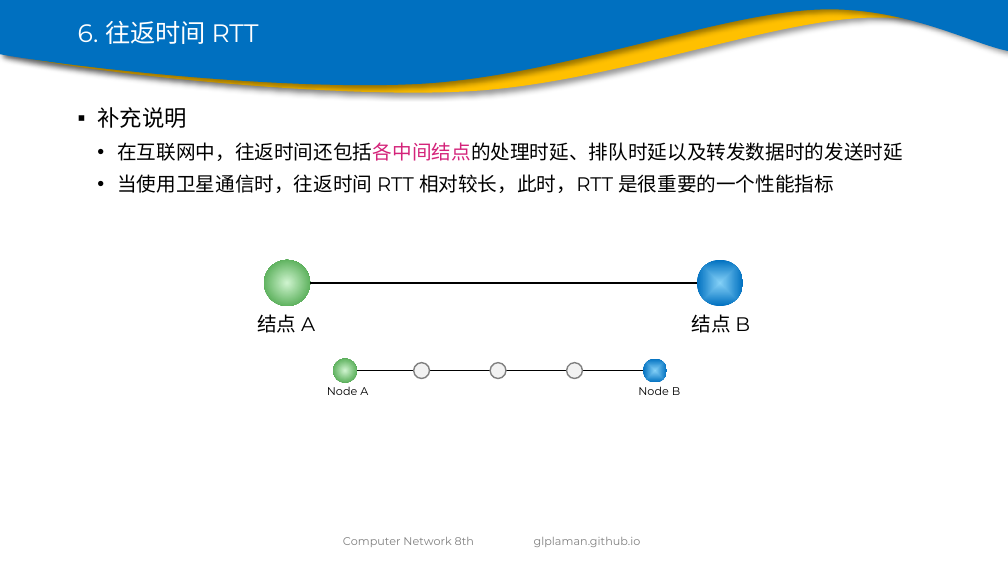
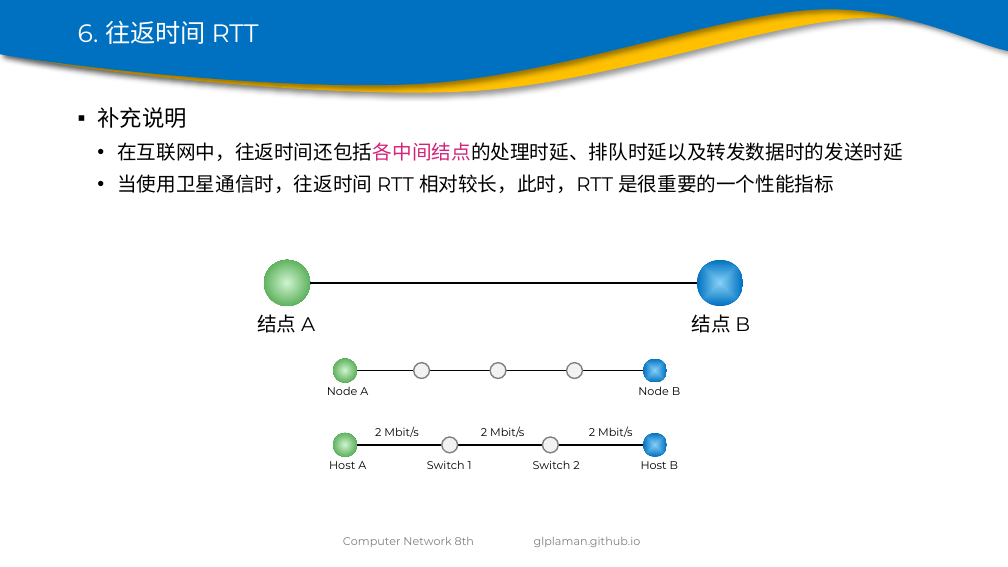
Before and after one commit to glplaman/glplaman.github.io, a slide deck: slide 87 of network/ppt/chap1.pptx. Drawn at 1008x567 pixels with LibreOffice and Linux fonts; fonts in the diff are those of the drawing; background and template pictures are left out. Boxes give left, top, right and bottom in pixels: in the first picture for what was removed or moved away, otherwise in the second. Text is boxed around its words. In the diff, an @@ line names an element or a change of style, - is before the commit and + after.

```diff
--- a/network/ppt/chap1.pptx
+++ b/network/ppt/chap1.pptx
@@ ellipse added at [334,433,358,458], fill gradient #CDF3CD to #339933 @@
@@ line added from (357, 445) to (643, 445), #000000 1 pt @@
@@ text added at [375,426,418,437], 8 pt, text #000000 @@
+2 Mbit/s
@@ ellipse added at [442,437,458,454], fill #F2F2F2, outline #808080 1 pt @@
@@ text added at [481,426,524,437], 8 pt, text #000000 @@
+2 Mbit/s
@@ ellipse added at [542,437,558,454], fill #F2F2F2, outline #808080 1 pt @@
@@ text added at [589,426,632,437], 8 pt, text #000000 @@
+2 Mbit/s
@@ ellipse added at [643,433,667,458], fill gradient #85D1F7 to #0070C0 @@
@@ text added at [329,461,366,469], 8 pt, text #000000 @@
+Host A
@@ text added at [427,460,472,469], 8 pt, text #000000 @@
+Switch 1
@@ text added at [533,460,579,469], 8 pt, text #000000 @@
+Switch 2
@@ text added at [641,461,678,469], 8 pt, text #000000 @@
+Host B
```
Also in this commit, not shown: 5 other files.
